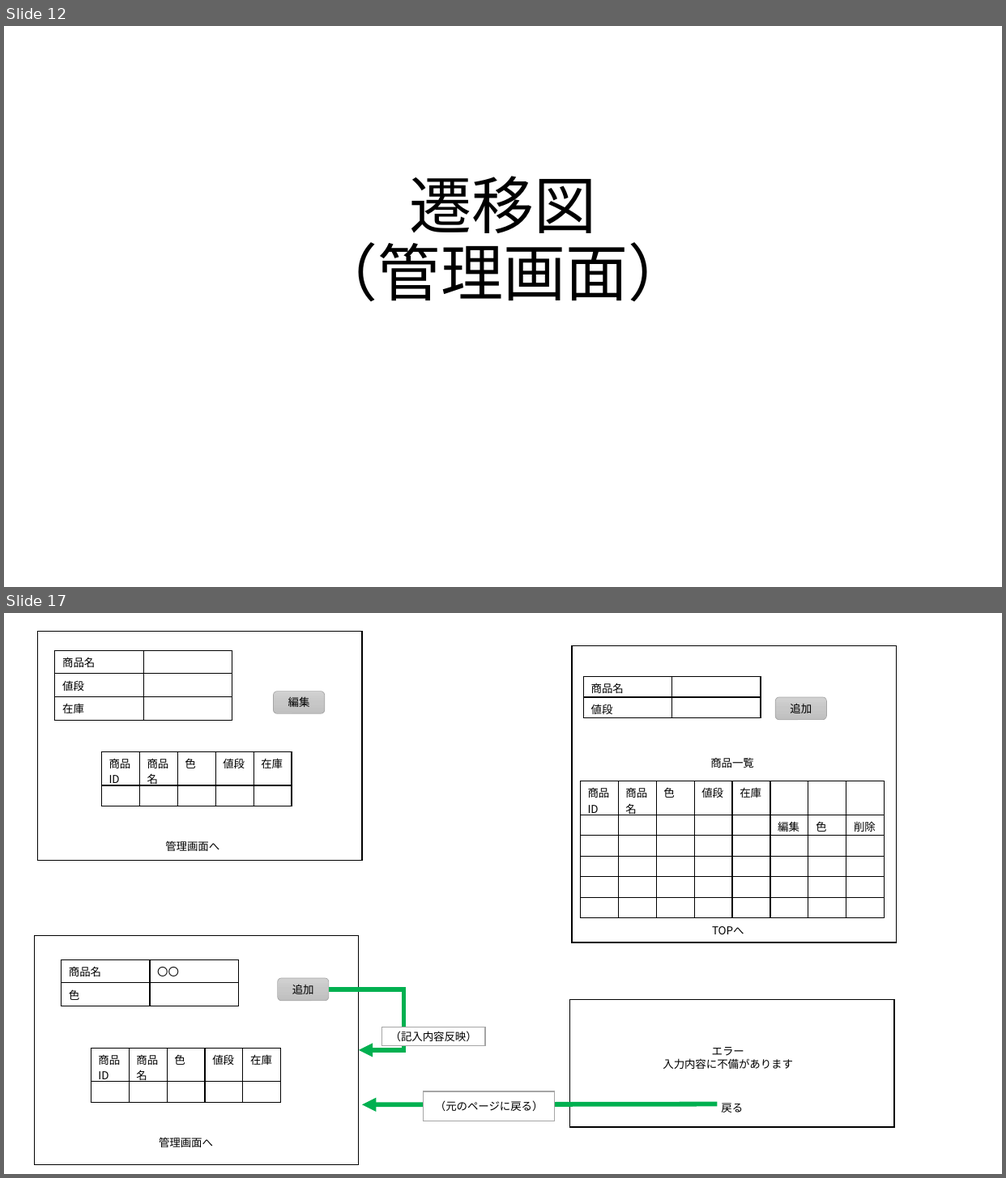
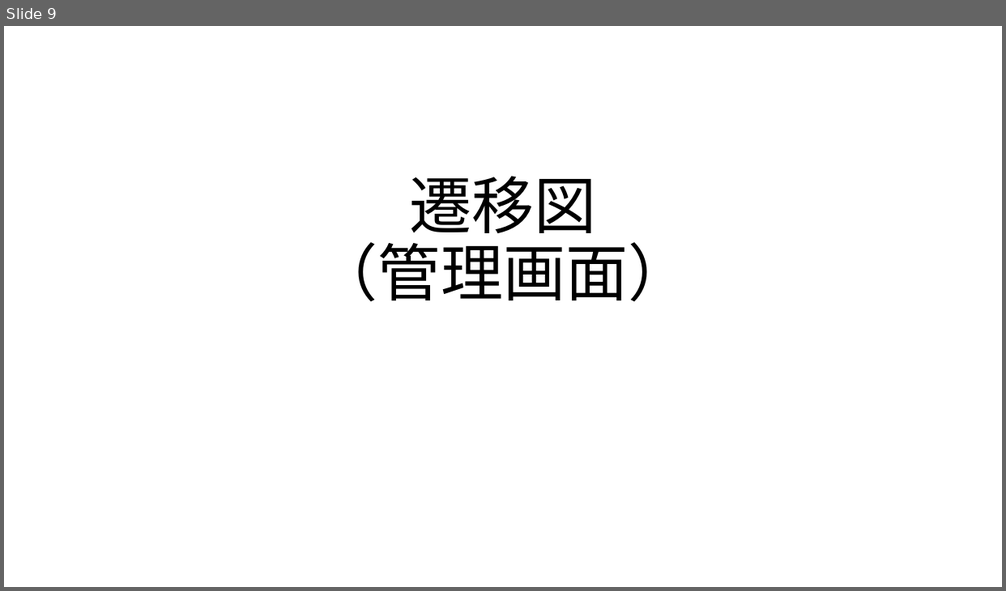
Before and after one commit to MitsukiFujita/Webapp, a slide deck: フレームワーク.pptx. Shown one above the other, each under a label of ours: slides 12 and 17 before the commit, slide 9 after it; the slides between them are not shown. The pictures are 1006x1178 and 1006x591 pixels, drawn with LibreOffice and Linux fonts; fonts in the diff are those of the drawing. Boxes give left, top, right and bottom in pixels: in the first picture for what was removed or moved away, otherwise in the second. Text is boxed around its words. In the diff, an @@ line names an element or a change of style, - is before the commit and + after.

```diff
--- a/フレームワーク.pptx
+++ b/フレームワーク.pptx
@@ slide 17 removed at (x1=4, y1=613, x2=1002, y2=1174), background #FFFFFF @@
@@ rectangle removed at (x1=38, y1=631, x2=362, y2=860) @@
@@ table removed at (x1=55, y1=650, x2=232, y2=717), 3 rows, 2 columns @@
-商品名 | 
-値段 | 
-在庫 | 
@@ rectangle removed at (x1=572, y1=646, x2=897, y2=943) @@
@@ table removed at (x1=583, y1=677, x2=760, y2=717), 2 rows, 2 columns @@
-商品名 | 
-値段 | 
@@ rounded rectangle removed at (x1=274, y1=692, x2=325, y2=714) @@
-編集
@@ rounded rectangle removed at (x1=776, y1=697, x2=827, y2=720) @@
-追加
@@ table removed at (x1=101, y1=752, x2=292, y2=806), 2 rows, 5 columns @@
-商品ID | 商品名 | 色 | 値段 | 在庫
- |  |  |  | 
@@ text removed at (x1=710, y1=757, x2=754, y2=768) @@
-商品一覧
@@ table removed at (x1=581, y1=781, x2=886, y2=918), 6 rows, 8 columns @@
-商品ID | 商品名 | 色 | 値段 | 在庫 |  |  | 
- |  |  |  |  | 編集 | 色 | 削除
- |  |  |  |  |  |  | 
- |  |  |  |  |  |  | 
- |  |  |  |  |  |  | 
- |  |  |  |  |  |  | 
@@ text removed at (x1=165, y1=841, x2=219, y2=851) @@
-管理画面へ
@@ text removed at (x1=712, y1=926, x2=744, y2=935) @@
-TOPへ
@@ rectangle removed at (x1=35, y1=935, x2=359, y2=1165) @@
@@ table removed at (x1=61, y1=960, x2=237, y2=1003), 2 rows, 2 columns @@
-商品名 | 〇〇
-色 | 
@@ rounded rectangle removed at (x1=277, y1=978, x2=328, y2=1001) @@
-追加
@@ elbow arrow removed from (329, 990) to (359, 1050) @@
@@ rectangle removed at (x1=570, y1=1000, x2=894, y2=1127) @@
@@ table removed at (x1=91, y1=1049, x2=282, y2=1102), 2 rows, 5 columns @@
-商品ID | 商品名 | 色 | 値段 | 在庫
- |  |  |  | 
@@ rectangle removed at (x1=382, y1=1028, x2=485, y2=1046) @@
-（記入内容反映）
@@ text removed at (x1=663, y1=1047, x2=793, y2=1069) @@
-エラー
-入力内容に不備があります
@@ rectangle removed at (x1=424, y1=1093, x2=554, y2=1122) @@
-（元のページに戻る）
@@ arrow removed from (718, 1104) to (362, 1105) @@
@@ text removed at (x1=721, y1=1103, x2=743, y2=1113) @@
-戻る
@@ text removed at (x1=159, y1=1137, x2=213, y2=1148) @@
-管理画面へ
@@ what was slide 12 is now slide 9 @@
```
Also in this commit, not shown: 5 slides changed, 2 slides added, 5 other slides removed.
